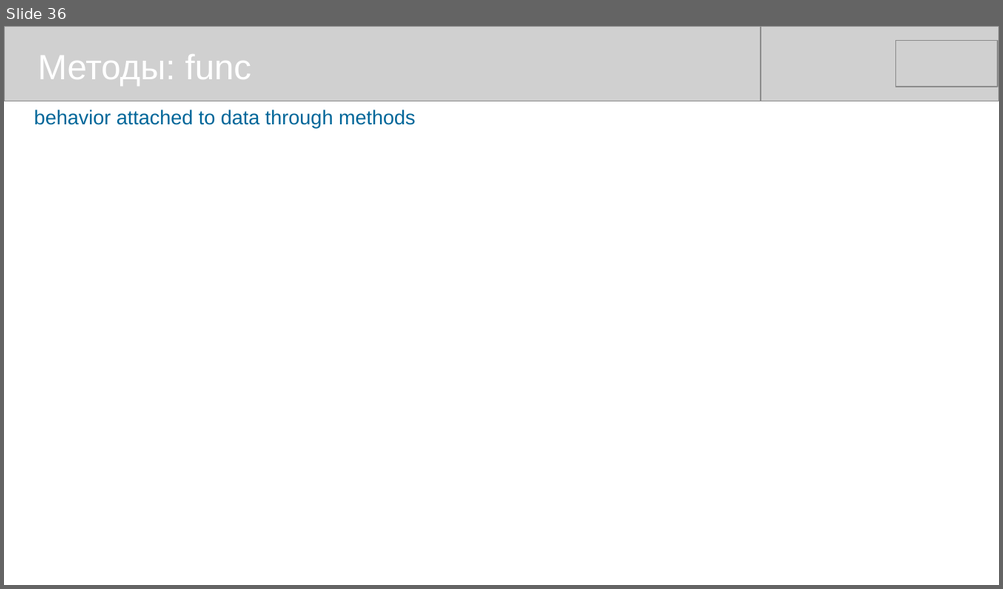
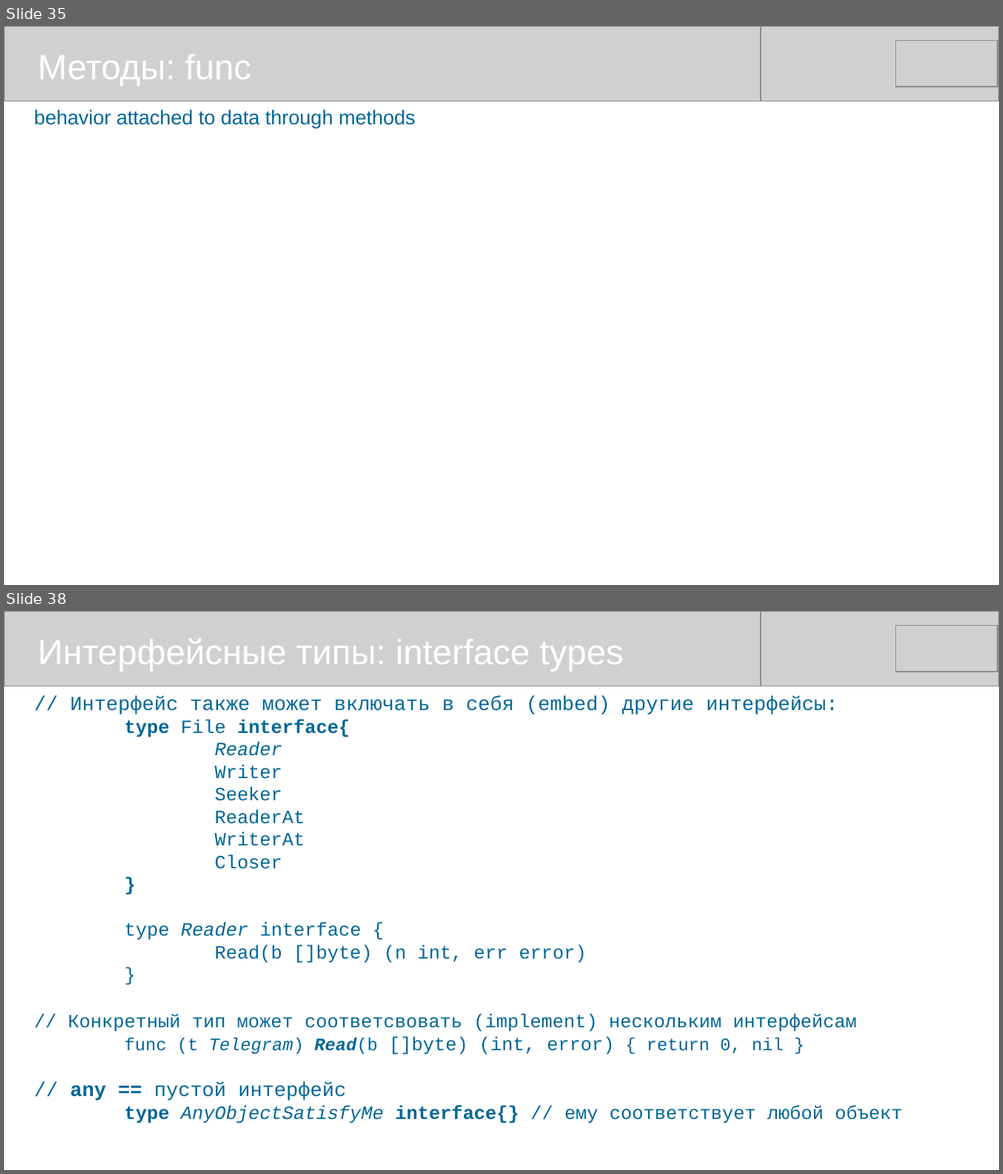
Before and after one commit to mike-shock/Go_language, a slide deck: tutorial/Go_Intro.odp. Shown one above the other, each under a label of ours: slide 36 before the commit, slides 35 and 38 after it; the slides between them are not shown. The pictures are 1003x589 and 1003x1174 pixels, drawn with LibreOffice and Linux fonts; fonts in the diff are those of the drawing; grey boxes stand for pictures. Boxes give left, top, right and bottom in pixels: in the first picture for what was removed or moved away, otherwise in the second. Text is boxed around its words. In the diff, an @@ line names an element or a change of style, - is before the commit and + after.

```diff
--- a/tutorial/Go_Intro.odp
+++ b/tutorial/Go_Intro.odp
@@ slide 38 added at (4,611,999,1170), background #FFFFFF @@
@@ picture added at (4,611,760,686) @@
@@ picture added at (242,611,999,686) @@
@@ picture added at (896,626,998,672) @@
@@ text added at (38,638,623,671), 28 pt, text #FFFFFF @@
+Интерфейсные типы: interface types
@@ text added at (68,696,902,1124), 15 pt, text #006699 @@
+// Интерфейс также может включать в себя (embed) другие интерфейсы:
+type File interface{
+Reader
+Writer
+Seeker
+ReaderAt
+WriterAt
+Closer
+}
+type Reader interface {
+Read(b []byte) (n int, err error)
+}
+// Конкретный тип может соответсвовать (implement) нескольким интерфейсам
+func (t Telegram) Read(b []byte) (int, error) { return 0, nil }
+// any == пустой интерфейс
+type AnyObjectSatisfyMe interface{} // ему соответствует любой объект
@@ what was slide 36 is now slide 35 @@
```
Also in this commit, not shown: 1 slide changed, 1 other slide added, 2 other files.
